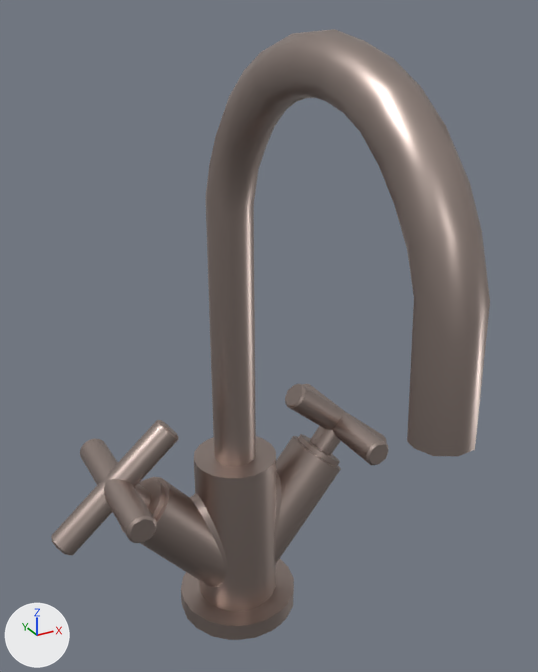
Two versions of the glTF model models/22-512-892-43.glb, one commit apart.
Before and after are seen from a camera (50 mm lens) standing at (-0.133, -0.22, 0.284) and looking at (-0.004, 0.016, 0.167). The axes (+X, +Y, +Z) are drawn at lower left. The lights are the same throughout. The first picture is the older version. Where no turn or scale is listed for an object, it has been applied to the vertices.

Objects in the first picture: 'L_371058ef_0f02_43a9_b4b8_7bc3ba85c9c8_I1', 'L_40292fc8_8226_4e38_a911_84e616a1447a_I2', 'L_94b5b9f5_0670_40c8_80ed_b8aa51c8f340_I3', 'L_aebabbb1_322c_48e3_8798_877ce0681c3e_I4', 'L_b1cc2468_1b43_49ec_a76c_5935a66f385f_I6', 'L_d3dcbb2b_4c44_437a_949d_012641e3e39b_I7', 'L_d9a1821b_6350_4af8_81e9_f33a4fe3cdb1_I8'.
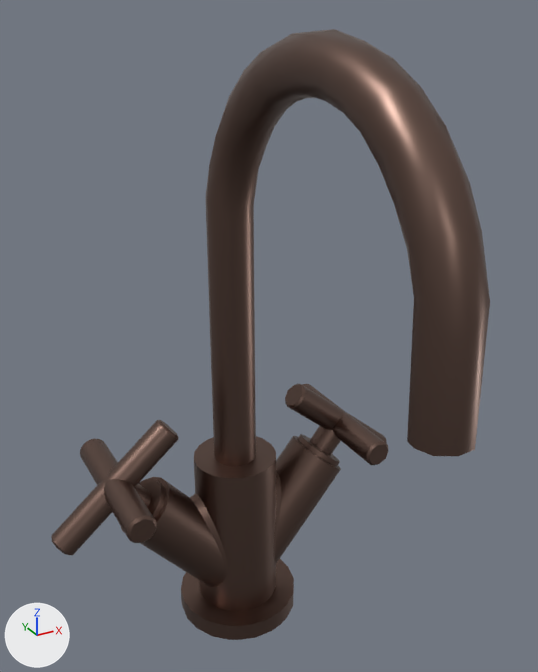
Where the newer file only moved an object's origin or applied its transform, the numbers keep the older frame.

Location of each change, (x1, y1, x2, y2) in pixels of the pictures (538 x 672 px):
'L_94b5b9f5_0670_40c8_80ed_b8aa51c8f340_I3', recoloured (grey to brown)
    both: (206, 29, 490, 466)
'L_d3dcbb2b_4c44_437a_949d_012641e3e39b_I7', recoloured (darker)
    both: (120, 436, 341, 611)
'L_371058ef_0f02_43a9_b4b8_7bc3ba85c9c8_I1', recoloured (grey to brown)
    both: (51, 420, 179, 555)
'L_d9a1821b_6350_4af8_81e9_f33a4fe3cdb1_I8', recoloured (darker)
    both: (181, 559, 294, 640)
'L_aebabbb1_322c_48e3_8798_877ce0681c3e_I4', recoloured (darker)
    both: (285, 384, 388, 465)
'L_b1cc2468_1b43_49ec_a76c_5935a66f385f_I6', recoloured (darker)
    both: (138, 478, 165, 519)
'L_40292fc8_8226_4e38_a911_84e616a1447a_I2', recoloured (grey to brown)
    both: (298, 434, 340, 467)

Edits to the bpy script that builds the scene:
```text
Change mat_dornbracht_43_dark_bronze:
    mat_dornbracht_43_dark_bronze.base_color: (0.467, 0.376, 0.341) -> (0.184, 0.117, 0.0953)  # grey #b6a59e -> brown #776057
```
